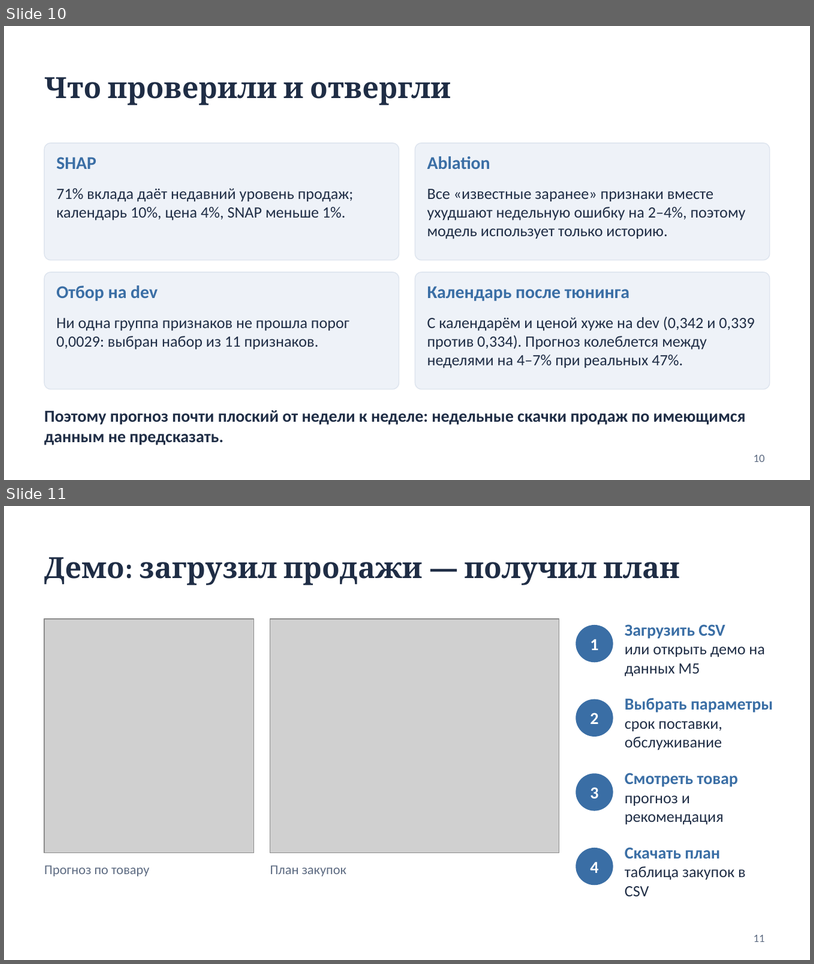
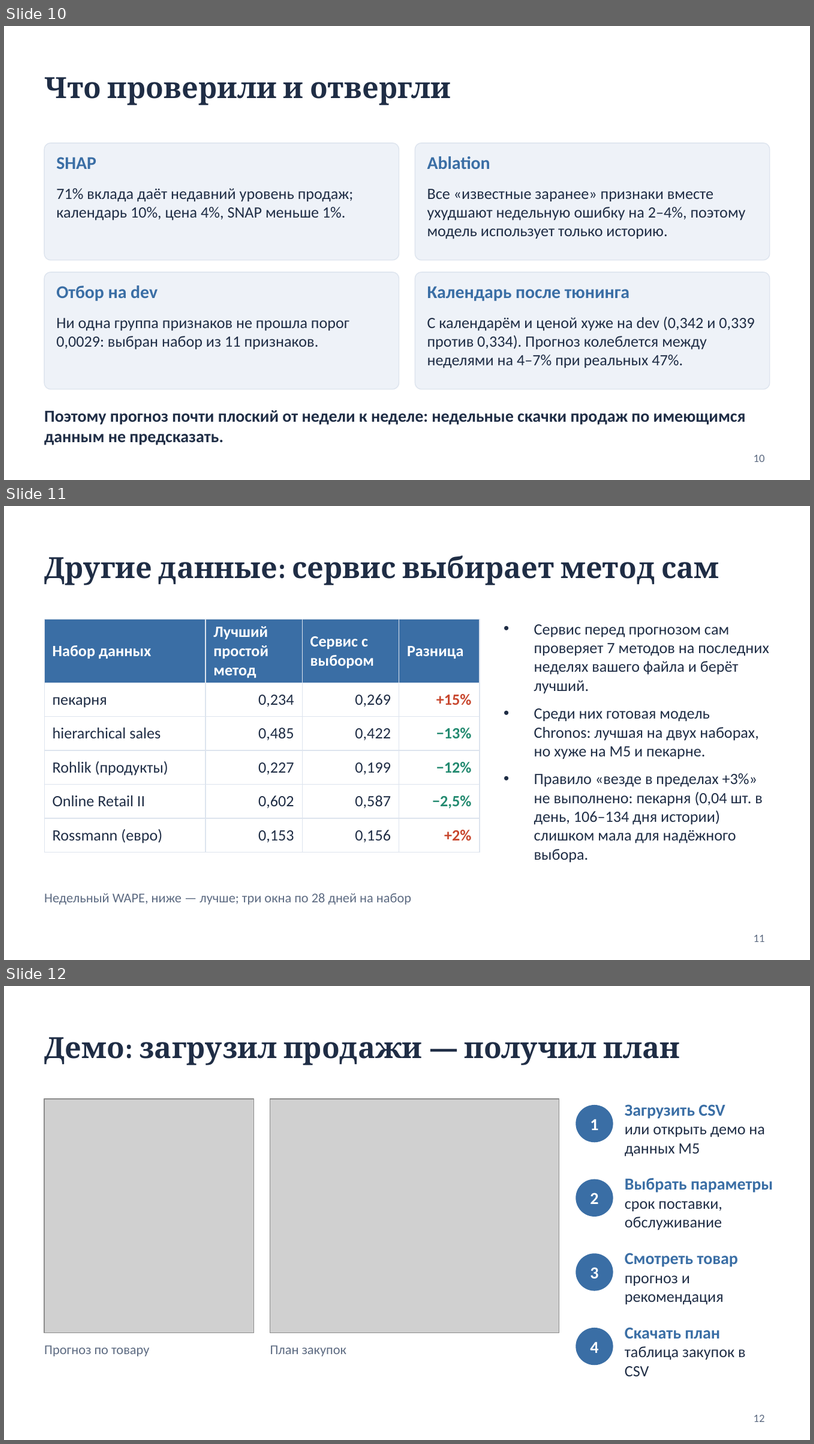
Before and after one commit to Alishershayakhmetov/demand-analyzer, a slide deck: docs/Demand_Copilot_slides.pptx. Shown one above the other, each under a label of ours: slides 10 and 11 before the commit, slides 10, 11 and 12 after it. The pictures are 814x964 and 814x1444 pixels, drawn with LibreOffice and Linux fonts; fonts in the diff are those of the drawing; grey boxes stand for pictures. Boxes give left, top, right and bottom in pixels: in the first picture for what was removed or moved away, otherwise in the second. Text is boxed around its words. In the diff, an @@ line names an element or a change of style, - is before the commit and + after.

Commit message:
Report and slides: universal-method trials and per-file method selection

```diff
--- a/docs/Demand_Copilot_slides.pptx
+++ b/docs/Demand_Copilot_slides.pptx
@@ slide 11 added at <box>4,506,810,960</box>, background #FFFFFF @@
@@ title added at <box>44,555,719,585</box>, 26 pt, text #1F2D45, bold @@
+Другие данные: сервис выбирает метод сам
@@ table added at <box>44,619,480,846</box>, 6 rows, 4 columns @@
+Набор данных | Лучший простой метод | Сервис с выбором | Разница
+пекарня | 0,234 | 0,269 | +15%
+hierarchical sales | 0,485 | 0,422 | −13%
+Rohlik (продукты) | 0,227 | 0,199 | −12%
+Online Retail II | 0,602 | 0,587 | −2,5%
+Rossmann (евро) | 0,153 | 0,156 | +2%
@@ text added at <box>534,624,770,862</box>, 14 pt, text #1F2D45 @@
+• Сервис перед прогнозом сам проверяет 7 методов на последних неделях вашего файла и берёт лучший.
+• Среди них готовая модель Chronos: лучшая на двух наборах, но хуже на M5 и пекарне.
+• Правило «везде в пределах +3%» не выполнено: пекарня (0,04 шт. в день, 106–134 дня истории) слишком мала для надёжного выбора.
@@ text added at <box>44,892,411,904</box>, 12 pt, text #5D6B82 @@
+Недельный WAPE, ниже — лучше; три окна по 28 дней на набор
@@ page number added at <box>754,934,765,942</box>, 10 pt, text #5D6B82 @@
+11
@@ what was slide 11 is now slide 12 @@
@@ page number at <box>754,1414,765,1422</box>: text changed @@
-11
+12
```
Also in this commit, not shown: 4 other files.
